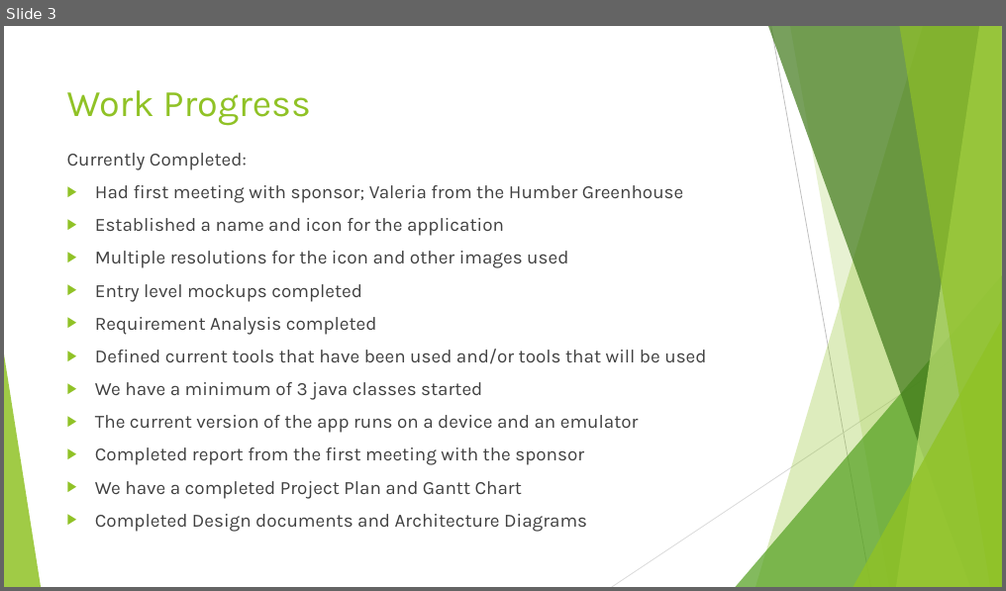
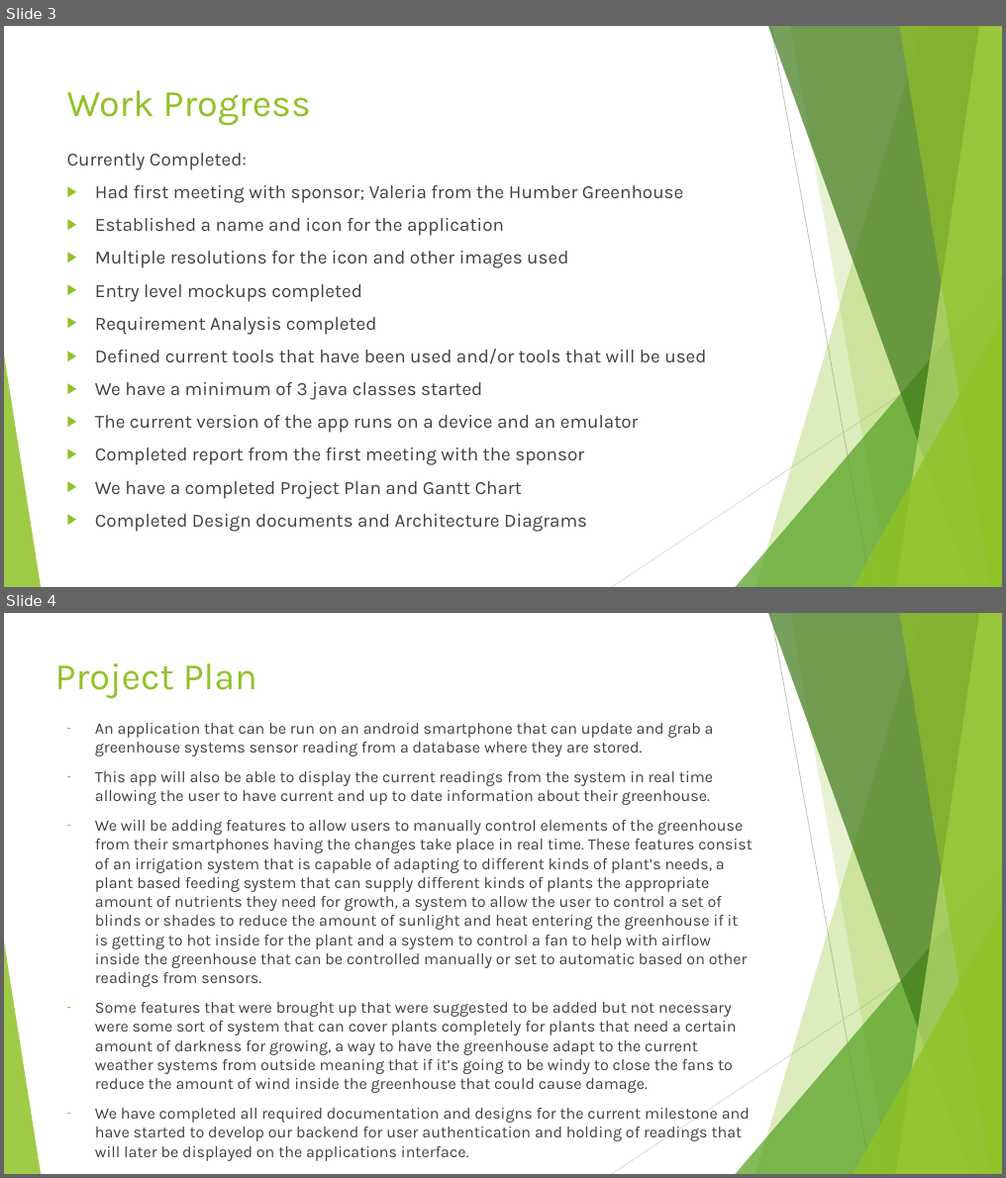
Before and after one commit to Aidenbolos/Green-Sense, a slide deck: Presentations/Green-Sense.pptx. Shown one above the other, each under a label of ours: slide 3 before the commit, slides 3 and 4 after it. The pictures are 1006x591 and 1006x1178 pixels, drawn with LibreOffice and Linux fonts; fonts in the diff are those of the drawing. Boxes give left, top, right and bottom in pixels: in the first picture for what was removed or moved away, otherwise in the second. Text is boxed around its words. In the diff, an @@ line names an element or a change of style, - is before the commit and + after.

```diff
--- a/Presentations/Green-Sense.pptx
+++ b/Presentations/Green-Sense.pptx
@@ slide 4 added at [4, 613, 1002, 1174], background #FFFFFF; not listed: 10 template elements that a slide beside it also shows @@
@@ title added at [55, 663, 257, 699], 36 pt, text #90C226 @@
+Project Plan
@@ text added at [95, 723, 752, 1161], 15.3 pt, text #404040 @@
+– An application that can be run on an android smartphone that can update and grab a greenhouse systems sensor reading from a database where they are stored.
+– This app will also be able to display the current readings from the system in real time allowing the user to have current and up to date information about their greenhouse.
+– We will be adding features to allow users to manually control elements of the greenhouse from their smartphones having the changes take place in real time. These features consist of an irrigation system that is capable of adapting to different kinds of plant’s needs, a plant based feeding system that can supply different kinds of plants the appropriate amount of nutrients they need for growth, a system to allow the user to control a set of blinds or shades to reduce the amount of sunlight and heat entering the greenhouse if it is getting to hot inside for the plant and a system to control a fan to help with airflow inside the greenhouse that can be controlled manually or set to automatic based on other readings from sensors.
+– Some features that were brought up that were suggested to be added but not necessary were some sort of system that can cover plants completely for plants that need a certain amount of darkness for growing, a way to have the greenhouse adapt to the current weather systems from outside meaning that if it’s going to be windy to close the fans to reduce the amount of wind inside the greenhouse that could cause damage.
+– We have completed all required documentation and designs for the current milestone and have started to develop our backend for user authentication and holding of readings that will later be displayed on the applications interface.
```
Also in this commit, not shown: 3 slides changed, 1 other slide added, 2 slides removed.
